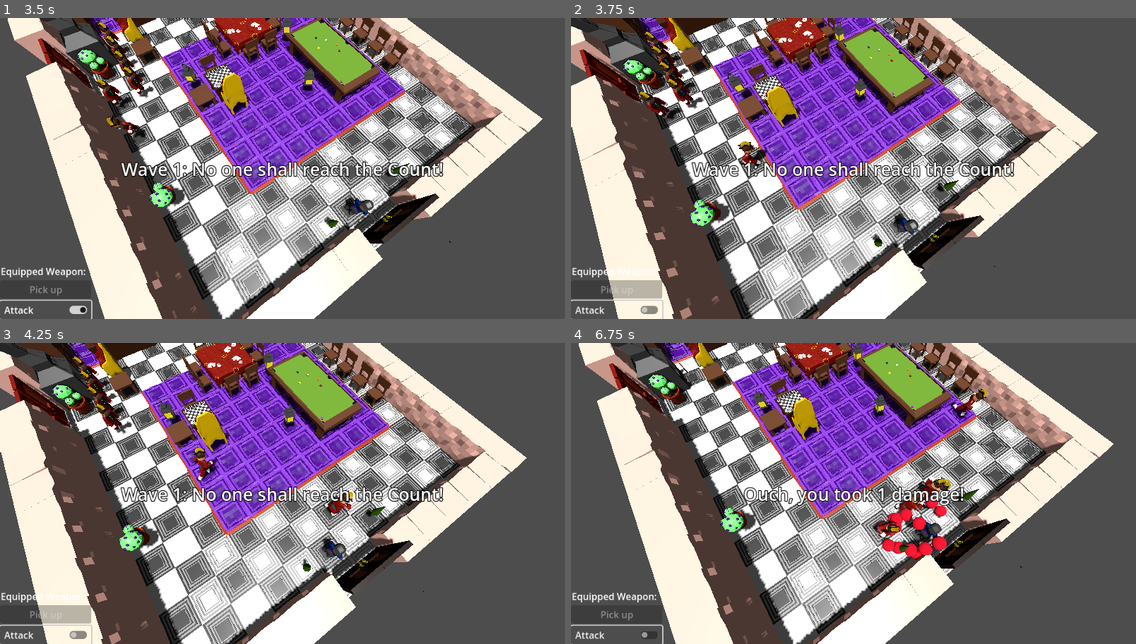
Above: before the commit, frames 1-4 (two rows, left to right).
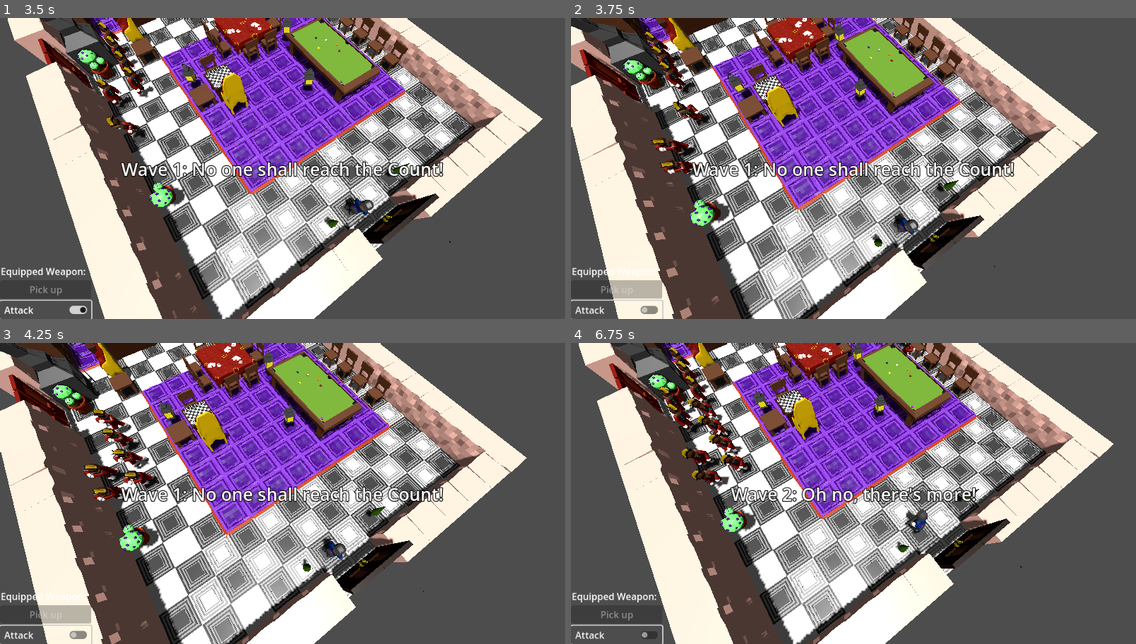
Above: after the commit, the same moments.

Repository: pinguinosod/gse_winterjam2024
Game: Godot game, scene res://main.tscn
Same seed, same stepped clock (60 frames per second), same inputs: the game is played once before the commit and once after it.
Inputs (mouse positions are in pixels of both pictures, inside the frame that each line leads up to):
- Up to frame 1 (3.5 s): click (288, 285) at 0.5 s; click "Attack" at 1.25 s; tap Enter (end_turn) at 2, 2.1, 2.85 s; move the mouse to (406, 153) at 2.02 s; hold D (move_right) 2.03-2.78 s; click (406, 153) at 2.17 s; tap Space at 2.75 s; move the mouse to (169, 183) at 2.77 s; hold S (move_down) from 2.78 s (still down); click (169, 183) at 2.92 s
- Up to frame 2 (3.75 s): move the mouse to (910, 102) at 3.52 s; release S (move_down) at 3.53 s; hold D (move_right) from 3.53 s (still down); tap Enter (end_turn) at 3.6 s; click (910, 102) at 3.67 s
- Up to frame 3 (4.25 s): keep holding D (move_right)
- Up to frame 4 (6.75 s): move the mouse to (825, 553) at 4.27 s; release D (move_right) at 4.28 s; hold W (move_up) 4.28-5.03 s; tap Enter (end_turn) every 0.75 s from 4.35 to 6.6 s; click (825, 553) at 4.42 s; move the mouse to (1023, 538) at 5.02 s; hold A (move_left) 5.03-6.53 s; click (1023, 538) at 5.17 s; move the mouse to (684, 448) at 5.77 s; click (684, 448) at 5.92 s; move the mouse to (881, 493) at 6.52 s; hold S (move_down) from 6.53 s (still down); click (881, 493) at 6.67 s

Frame 1 is identical in both runs. In frame 2, 1.4% of the frame differs, in the area x 11-35%, y 20-53%; in frame 3, 2.3%; in frame 4, 5.3%, in the area x 15-74%, y 0-73%.
Error in both runs: Invalid access to property or key 'enemyWaves' on a base object of type 'Nil'. (res://scripts/game_manager.gd:213)

Commit message:
pickup weapons and durabilty

Diff:
--- a/pick_up_weapon_properties.gd
+++ b/pick_up_weapon_properties.gd
@@ -1,6 +1,6 @@
 class_name PickupWeaponProperties
 extends Area3D
 
-@export var durabilty: int = 10
+@export var durabilty: int = 3
 @export var movementCost: int = 1
 @export var weaponName: String = "Awesome Weapon"
--- a/scripts/enemies.gd
+++ b/scripts/enemies.gd
@@ -7,7 +7,7 @@
 var currentPathIndex = 0
 @export var base_speed: float = 5.0
 var speed
-var perTurnAP = 15
+var perTurnAP = 3
 var currentAP = perTurnAP
 @export var max_range: float = 3.0
 var idle = true
--- a/scripts/game_manager.gd
+++ b/scripts/game_manager.gd
@@ -230,7 +230,9 @@
 		if mapPos == enemyPos:
 			enemyToFree = enemy
 			break
-	if enemyToFree:
+	print(player.currentWeapon)
+	if player.currentWeapon and enemyToFree:
+		player.currentWeapon.attack()
 		free_enemy(enemyToFree)
 
 func attack_player():
--- a/scripts/player.gd
+++ b/scripts/player.gd
@@ -83,7 +83,8 @@
 	itemColliding = area
 	print("colliding with pickable item")
 	var pickupButton: Button = get_node("/root/main/UI/GridContainer/PickupItemButton")
-	pickupButton.disabled = false
+	if currentWeapon == null:
+		pickupButton.disabled = false
 
 func _on_picking_up_items_area_area_exited(area: Area3D) -> void:
 	itemColliding = null
--- a/weapons.gd
+++ b/weapons.gd
@@ -1,12 +1,8 @@
 extends Node
 class_name EquippedWeapon
-
-
-# Common properties for all weapons
 var maxDurability: int = 25
 var currentDurability: int = maxDurability
 var movementCost: int = 1
-
 
 # Perform an attack
 func attack() -> void:
@@ -16,6 +12,11 @@
 		print("Attack performed. Remaining durability: %d" % [currentDurability])
 		if currentDurability <= 0:
 			print("The weapon has broken.")
+			Engine.get_main_loop().current_scene.get_node("/root/main/UI/GridContainer/Equipment/LabelWeaponName").text = ""
+			if Engine.get_main_loop().current_scene.get_node("/root/main/Player").itemColliding != null:
+				Engine.get_main_loop().current_scene.get_node("/root/main/UI/GridContainer/PickupItemButton").disabled = false
+			Engine.get_main_loop().current_scene.get_node("/root/main/Player").currentWeapon = null
+			queue_free()
 	else:
 		print("The weapon can no longer be used.")
 
